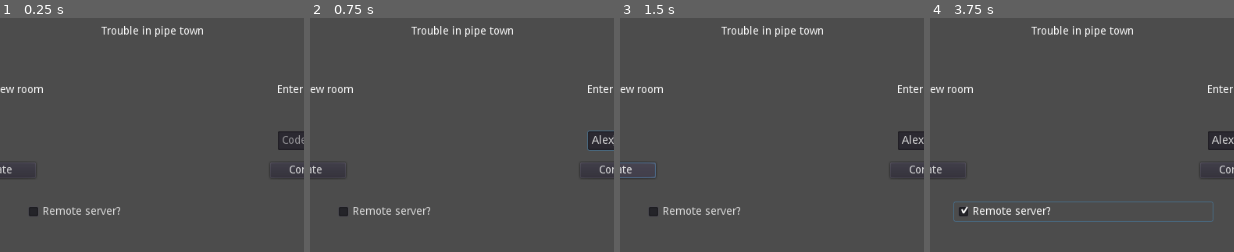
Above: before the commit, frames 1-4 (left to right).
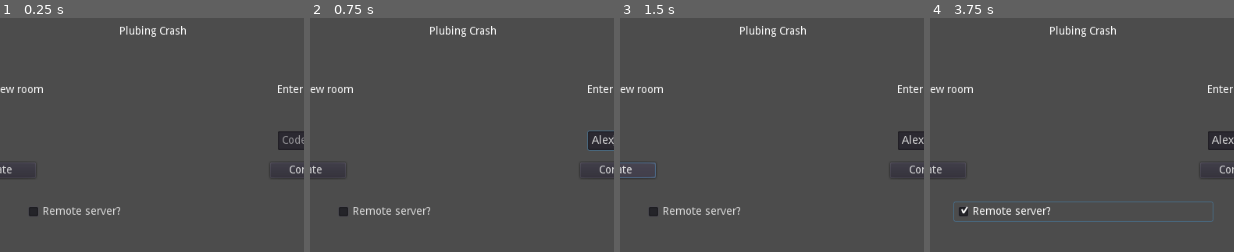
Above: after the commit, the same moments.

Repository: arturnista/waterpipe_godot
Game: Godot game, scene res://Scenes/StartMenu.tscn
Two runs of this game, one before a commit and one after it. Both use one fixed random seed, a clock stepped at 60 frames per second and the inputs below.
Inputs (mouse positions are % of the whole screen's width and height, from its top left):
- Up to frame 1 (0.25 s): no input
- Up to frame 2 (0.75 s): click (60, 50) at 0.52 s; type "Alex" at 0.6 s
- Up to frame 3 (1.5 s): click "Create" at 1.25 s
- Up to frame 4 (3.75 s): click "Create" at 2 s; click "Create" at 2.75 s; click "Remote server?" at 3.5 s
The pictures show only the part of the screen within x 9-59%, y 23-73%; the shares and areas given below are measured in that part.

The runs differ from the first frame. In frame 1, 0.8% of the frame differs, in the area x 33-67%, y 3-9%; in frame 2, 0.8%; in frame 3, 0.8%; in frame 4, 0.8%.
Error in both runs: Invalid get index 'name' (on base: 'Nil'). (res://Scripts/start_menu.gd:24)

Commit message:
Added outside pipes. Add special. Minnor work on networking

Diff:
--- a/godot/Elements/Pipe.tscn
+++ b/godot/Elements/Pipe.tscn
@@ -1,12 +1,13 @@
-[gd_scene load_steps=3 format=2]
+[gd_scene load_steps=4 format=2]
 
-[ext_resource path="res://Sprites/canos.png" type="Texture" id=1]
-[ext_resource path="res://Scripts/pipe.gd" type="Script" id=2]
+[ext_resource path="res://Scripts/pipe.gd" type="Script" id=1]
+[ext_resource path="res://Sprites/canos.png" type="Texture" id=2]
+[ext_resource path="res://Sprites/special.png" type="Texture" id=3]
 
 [node name="Pipe" type="StaticBody2D" groups=[
 "player",
 ]]
-script = ExtResource( 2 )
+script = ExtResource( 1 )
 __meta__ = {
 "_edit_group_": true
 }
@@ -51,9 +52,20 @@
 
 [node name="All" type="Sprite" parent="Node2D"]
 visible = false
-texture = ExtResource( 1 )
+texture = ExtResource( 2 )
 region_enabled = true
 region_rect = Rect2( 128, 0, 32, 32 )
 __meta__ = {
 "_edit_group_": true
 }
+
+[node name="Special" type="Node2D" parent="."]
+position = Vector2( 16, 16 )
+
+[node name="Freeze" type="Sprite" parent="Special"]
+texture = ExtResource( 3 )
+region_enabled = true
+region_rect = Rect2( 0, 0, 32, 32 )
+__meta__ = {
+"_edit_group_": true
+}
--- a/godot/Scenes/MultiplayerGame.tscn
+++ b/godot/Scenes/MultiplayerGame.tscn
@@ -1,14 +1,13 @@
 [gd_scene load_steps=5 format=2]
 
 [ext_resource path="res://Scripts/web_socket_controller.gd" type="Script" id=1]
-[ext_resource path="res://Scripts/tile_map.gd" type="Script" id=2]
+[ext_resource path="res://Scripts/tilemap.gd" type="Script" id=2]
 [ext_resource path="res://Scripts/player_controller.gd" type="Script" id=3]
 [ext_resource path="res://Elements/GameUI.tscn" type="PackedScene" id=4]
 
 [node name="World" type="Node"]
 
 [node name="Connection" type="Node" parent="."]
-editor/display_folded = true
 script = ExtResource( 1 )
 
 [node name="Tilemap" type="Node" parent="Connection"]
--- a/godot/Scenes/StartMenu.tscn
+++ b/godot/Scenes/StartMenu.tscn
@@ -22,7 +22,7 @@
 anchor_right = 1.0
 margin_right = 6.10352e-005
 margin_bottom = 50.0
-text = "Trouble in pipe town"
+text = "Plubing Crash"
 align = 1
 __meta__ = {
 "_edit_use_anchors_": false
--- a/godot/Scripts/connection.gd
+++ b/godot/Scripts/connection.gd
@@ -22,7 +22,6 @@
 
 func _ready():
 	current_url = local
-	print("Aqui?")
 
 func set_is_remote(data):
 	print(data);
--- a/godot/Scripts/pipe.gd
+++ b/godot/Scripts/pipe.gd
@@ -1,12 +1,27 @@
 extends StaticBody2D
 
 const WATER_SCENE = "res://Elements/Water.tscn"
+
+const PIPE_STYLE_NORMAL = "STYLE_NORMAL"
+const PIPE_STYLE_OUTSIDE = "STYLE_OUTSIDE"
+const PIPE_STYLE_STATIC = "STYLE_STATIC"
+const PIPE_STYLE_START = "STYLE_START"
+const PIPE_STYLE_END = "STYLE_END"
+
+const PIPE_VERTICAL = "VERTICAL"
+const PIPE_CURVE = "CURVE"
+const PIPE_T = "T"
+const PIPE_ALL = "ALL"
+
+const PIPE_SPECIAL_NORMAL = "SPECIAL_NORMAL"
+const PIPE_SPECIAL_FREEZE = "SPECIAL_FREEZE"
 
 var player = null
 var exits = []
 var sprite = null
 var pipe_type = null
 var pipe_style = null
+var pipe_special = null
 var has_water = false
 
 var is_draggable = true
@@ -30,42 +45,59 @@
 	var tNode = get_child(0).get_child(3)
 	var allNode = get_child(0).get_child(4)
 
+	var specialFreeze = get_node("Special/Freeze")
+
 	startNode.hide()
 	verticalNode.hide()
 	curveNode.hide()
 	tNode.hide()
 	allNode.hide()
+	specialFreeze.hide()
 
 	pipe_type = server_data.type
 	pipe_style = server_data.style
+	pipe_special = server_data.special
 
-	if pipe_style == "STYLE_START":
+	if pipe_style == PIPE_STYLE_START:
 		is_draggable = false
 		sprite = startNode
 		startNode.show()
+		sprite.modulate = Color.green
 
-	elif pipe_style == "STYLE_END":
+	elif pipe_style == PIPE_STYLE_END:
 		is_draggable = false
 		sprite = endNode
 		endNode.show()
 
 		sprite.modulate = Color.red
 
-	elif pipe_type == "VERTICAL":
+	elif pipe_type == PIPE_VERTICAL:
 		sprite = verticalNode
 		verticalNode.show()
 
-	elif pipe_type == "CURVE":
+	elif pipe_type == PIPE_CURVE:
 		sprite = curveNode
 		curveNode.show()
 
-	elif pipe_type == "T":
+	elif pipe_type == PIPE_T:
 		sprite = tNode
 		tNode.show()
 
-	elif pipe_type == "ALL":
+	elif pipe_type == PIPE_ALL:
 		sprite = allNode
 		allNode.show()
+
+	if pipe_style == PIPE_STYLE_NORMAL:
+		sprite.modulate = Color("#455ede")
+	elif pipe_style == PIPE_STYLE_STATIC:
+		sprite.modulate = Color("#757575")
+	elif pipe_style == PIPE_STYLE_OUTSIDE:
+		sprite.modulate = Color("#9c27b0")
+
+	if pipe_special == PIPE_SPECIAL_NORMAL:
+		specialFreeze.hide()
+	elif pipe_special == PIPE_SPECIAL_FREEZE:
+		specialFreeze.show()
 
 	sprite.rotation_degrees = server_data.angle
 	update()
--- a/godot/Scripts/start_menu.gd
+++ b/godot/Scripts/start_menu.gd
@@ -8,8 +8,8 @@
 	$HTTPRequest.connect("request_completed", self, "_on_request_completed")
 
 func _on_CreateRoomBtn_pressed():
+	print("_on_CreateRoomBtn_pressed")
 	$HTTPRequest.request(connection.get_server_url("createRoom"), [], false, HTTPClient.METHOD_POST)
-	print("_on_CreateRoomBtn_pressed")
 
 func _on_ConnectRoomBtn_pressed():
 	print("_on_ConnectRoomBtn_pressed " + text_input.text)
--- a/godot/Scripts/tile_map.gd
+++ b/godot/Scripts/tilemap.gd
@@ -8,9 +8,11 @@
 var created = false
 var pipes = {}
 var map_size
+var outside_size
 
 func replicate(server_data):
 	map_size = server_data.size
+	outside_size = server_data.outsideSize
 	if !created:
 		created = true;
 
@@ -23,6 +25,15 @@
 				var tileNode = tile.instance()
 				add_child(tileNode)
 				tileNode.set_position(position)
+
+		for y in range(0, outside_size):
+			var tile_position = Vector2(map_size + 2, y)
+			var position = tile_position * tile_size
+
+			var tile = load(TILE_SCENE)
+			var tileNode = tile.instance()
+			add_child(tileNode)
+			tileNode.set_position(position)
 
 		for tile_data in server_data.tiles:
 
Not shown: 4 places in godot/Elements/Pipe.tscn that only renumber resources
Binary file changed: godot/Sprites/canos.aseprite
Binary file changed: godot/Sprites/canos.png
Binary file added: godot/Sprites/special.aseprite
Binary file added: godot/Sprites/special.png
Not shown, added: godot/Sprites/special.png.import
Not shown, changed: backend/Logic/Game.js
Not shown, changed: backend/Logic/Map.js
Not shown, changed: backend/Logic/Pipe.js
Not shown, changed: backend/Logic/WaterPath.js
